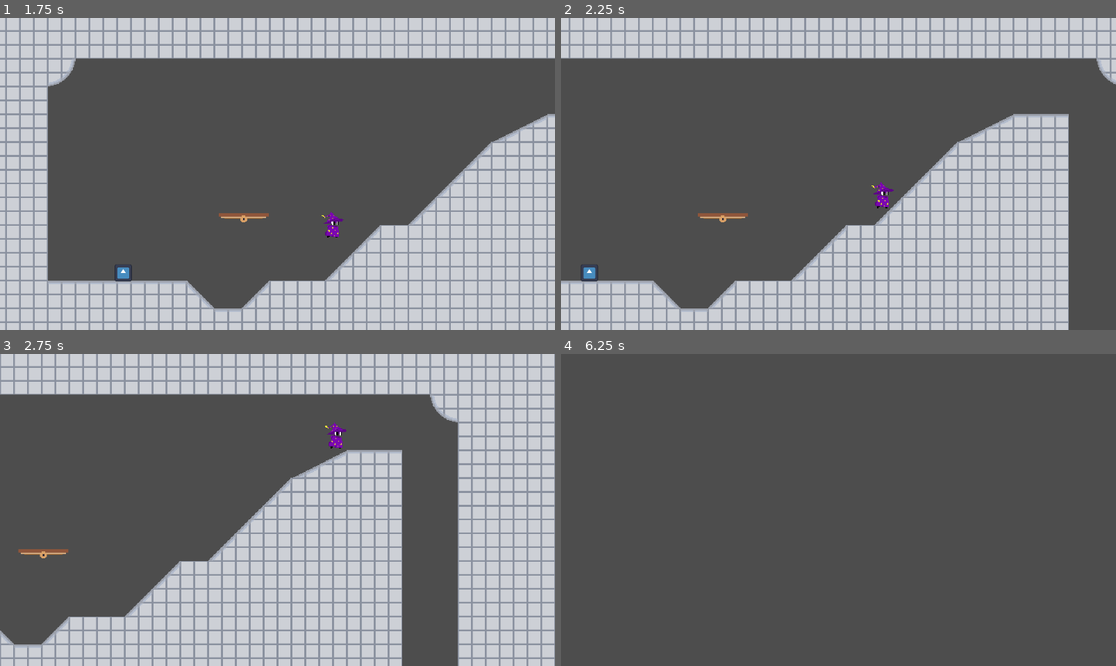
Above: before the commit, frames 1-4 (two rows, left to right).
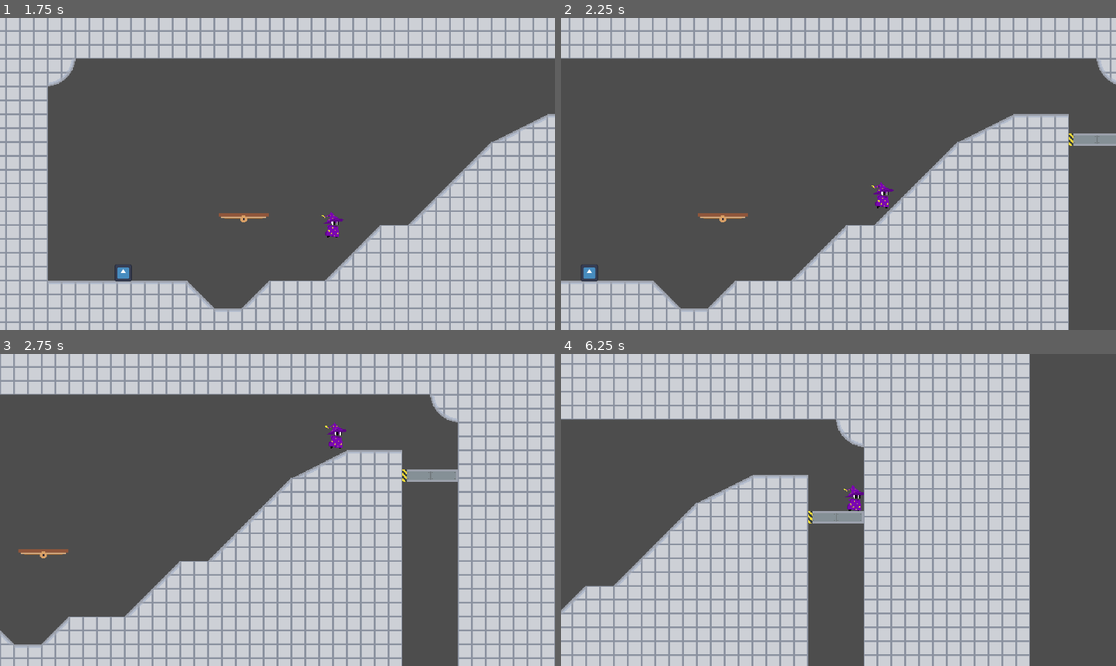
Above: after the commit, the same moments.

Repository: EggsArntMeme/HawkGameJam
Game: Godot game, scene res://Scenes/Levels/MainMenu.tscn
Two runs of this game, one before a commit and one after it. Both use one fixed random seed, a clock stepped at 60 frames per second and the inputs below. The engine's default icon, where the game draws it, is replaced by a stand-in: a white triangle on a blue panel in a dark square.
Inputs:
- Up to frame 1 (1.75 s): click "Start" at 0.5 s; hold D (RIGHT) from 1.28 s (still down); tap E (E, bound only after the commit) at 1.35 s; tap W (UP) at 1.52 s
- Up to frame 2 (2.25 s): keep holding D (RIGHT); tap E (E, bound only after the commit) at 2.1 s
- Up to frame 3 (2.75 s): keep holding D (RIGHT); tap W (UP) at 2.27 s
- Up to frame 4 (6.25 s): release D (RIGHT) at 2.78 s; hold A (LEFT) 2.78-3.53 s; tap E (E, bound only after the commit) every 0.75 s from 2.85 to 5.85 s; hold D (RIGHT) 3.53-5.03 s; tap W (UP) at 3.77, 4.52, 5.27 s; hold A (LEFT) 5.03-5.78 s; hold D (RIGHT) from 5.78 s (still down)

Frame 1 is identical in both runs. In frame 2, 0.3% of the frame differs, in the area x 91-100%, y 36-41%; in frame 3, 0.4%; in frame 4, 62%, in the area x 0-85%, y 0-100%.

Commit message:
Added the door (just press E to move it for now)

Diff:
--- a/Scenes/Levels/levelOne.tscn
+++ b/Scenes/Levels/levelOne.tscn
@@ -1,9 +1,10 @@
-[gd_scene load_steps=8 format=3 uid="uid://ckpos2myn2whu"]
+[gd_scene load_steps=9 format=3 uid="uid://ckpos2myn2whu"]
 
 [ext_resource type="PackedScene" uid="uid://csl6l3dxrt1oq" path="res://Scenes/Objects/Player.tscn" id="1_yo5hd"]
 [ext_resource type="Texture2D" uid="uid://cepsg783pm0v3" path="res://Sprites/ground_tile.png" id="2_eoavp"]
 [ext_resource type="PackedScene" uid="uid://bmm0hj07smm6e" path="res://Scenes/Objects/Battery.tscn" id="3_td7tu"]
-[ext_resource type="PackedScene" uid="uid://ck7bqtt45063r" path="res://Scenes/Objects/platform.tscn" id="3_wu7ai"]
+[ext_resource type="PackedScene" uid="uid://ck7bqtt45063r" path="res://Scenes/Objects/Platform.tscn" id="3_wu7ai"]
+[ext_resource type="PackedScene" uid="uid://c14dpm4aeph41" path="res://Scenes/Objects/Door.tscn" id="4_bfxw8"]
 
 [sub_resource type="PhysicsMaterial" id="PhysicsMaterial_2ia2p"]
 
@@ -62,6 +63,12 @@
 POSITION_B = -50
 SPEED = 30
 
+[node name="Door" parent="." instance=ExtResource("4_bfxw8")]
+position = Vector2(768, -185)
+rotation = 1.5708
+TOGGLE = false
+OPEN = true
+
 [node name="Battery" parent="." instance=ExtResource("3_td7tu")]
 position = Vector2(186, -119)
 collision_layer = 5
--- /dev/null
+++ b/Scenes/Objects/Door.tscn
@@ -0,0 +1,20 @@
+[gd_scene load_steps=4 format=3 uid="uid://c14dpm4aeph41"]
+
+[ext_resource type="Script" path="res://Scripts/ObjectScripts/DoorToggle.gd" id="1_71jwa"]
+[ext_resource type="Texture2D" uid="uid://vgenlo60fhuc" path="res://Sprites/Door.png" id="1_y8iol"]
+
+[sub_resource type="RectangleShape2D" id="RectangleShape2D_hgw64"]
+size = Vector2(14, 64)
+
+[node name="Door" type="StaticBody2D"]
+position = Vector2(0, -32)
+collision_layer = 2
+script = ExtResource("1_71jwa")
+TOGGLE = true
+
+[node name="Sprite2D" type="Sprite2D" parent="."]
+texture_filter = 1
+texture = ExtResource("1_y8iol")
+
+[node name="CollisionShape2D" type="CollisionShape2D" parent="."]
+shape = SubResource("RectangleShape2D_hgw64")
--- a/Scenes/Objects/platform.tscn
+++ b/Scenes/Objects/platform.tscn
@@ -1,6 +1,6 @@
 [gd_scene load_steps=5 format=3 uid="uid://ck7bqtt45063r"]
 
-[ext_resource type="Script" path="res://PlatformMovement.gd" id="1_4def3"]
+[ext_resource type="Script" path="res://Scripts/ObjectScripts/PlatformMovement.gd" id="1_4def3"]
 [ext_resource type="Texture2D" uid="uid://ccl7xfhsxldvf" path="res://Sprites/Platform.png" id="2_phxvd"]
 
 [sub_resource type="CircleShape2D" id="CircleShape2D_2re6a"]
--- /dev/null
+++ b/Scripts/ObjectScripts/DoorToggle.gd
@@ -0,0 +1,56 @@
+extends StaticBody2D
+
+
+
+@export var TOGGLE = false
+@export var OPEN = false
+
+var SPEED = 30
+
+var OPEN_STATE
+var CLOSE_STATE
+
+# Called when the node enters the scene tree for the first time.
+func _ready():
+	if not OPEN:
+		OPEN_STATE = (position.y - 64)
+		CLOSE_STATE = position.y
+	else:
+		OPEN_STATE = position.y
+		CLOSE_STATE = (position.y + 64)
+
+	pass # Replace with function body.
+
+
+# Called every frame. 'delta' is the elapsed time since the previous frame.
+func _process(delta):
+
+	if Input.is_action_just_pressed("E"):
+		print('E PRESSED')
+		if TOGGLE:
+			TOGGLE = false
+		else:
+			TOGGLE = true
+
+	if TOGGLE:
+		if not OPEN:
+			_openDoor(delta)
+		else:
+			_closeDoor(delta)
+	pass
+
+
+func _openDoor(delta):
+	if position.y >= OPEN_STATE:
+		position.y += -SPEED * delta
+	else:
+		OPEN = true
+		TOGGLE = false
+
+func _closeDoor(delta):
+
+	if position.y <= CLOSE_STATE:
+		position.y += SPEED * delta
+	else:
+		OPEN = false
+		TOGGLE = false
--- a/project.godot
+++ b/project.godot
@@ -48,6 +48,11 @@
 , Object(InputEventKey,"resource_local_to_scene":false,"resource_name":"","device":-1,"window_id":0,"alt_pressed":false,"shift_pressed":false,"ctrl_pressed":false,"meta_pressed":false,"pressed":false,"keycode":0,"physical_keycode":4194322,"key_label":0,"unicode":0,"echo":false,"script":null)
 ]
 }
+E={
+"deadzone": 0.5,
+"events": [Object(InputEventKey,"resource_local_to_scene":false,"resource_name":"","device":-1,"window_id":0,"alt_pressed":false,"shift_pressed":false,"ctrl_pressed":false,"meta_pressed":false,"pressed":false,"keycode":0,"physical_keycode":69,"key_label":0,"unicode":101,"echo":false,"script":null)
+]
+}
 
 [layer_names]
 
Renamed: PlatformMovement.gd -> Scripts/ObjectScripts/PlatformMovement.gd
Binary file added: Sprites/Door.png
Not shown, added: Sprites/Door.png.import
